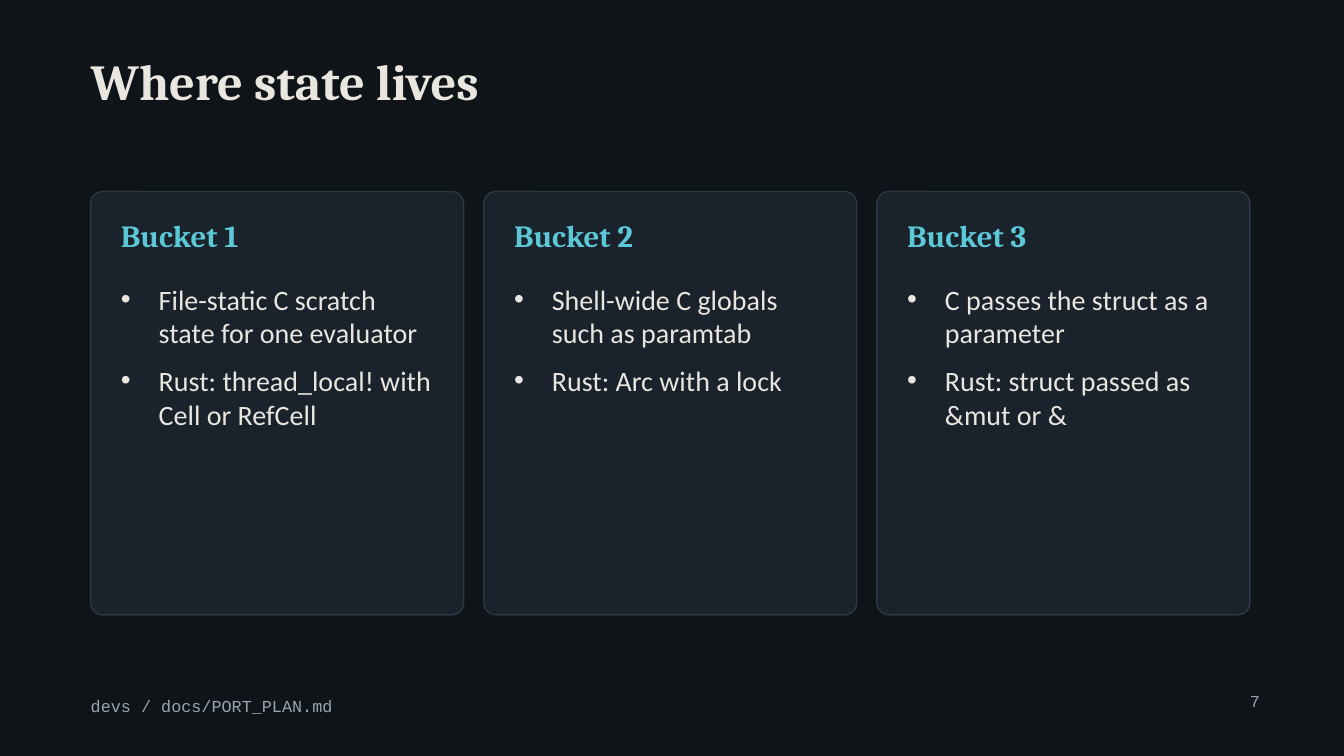
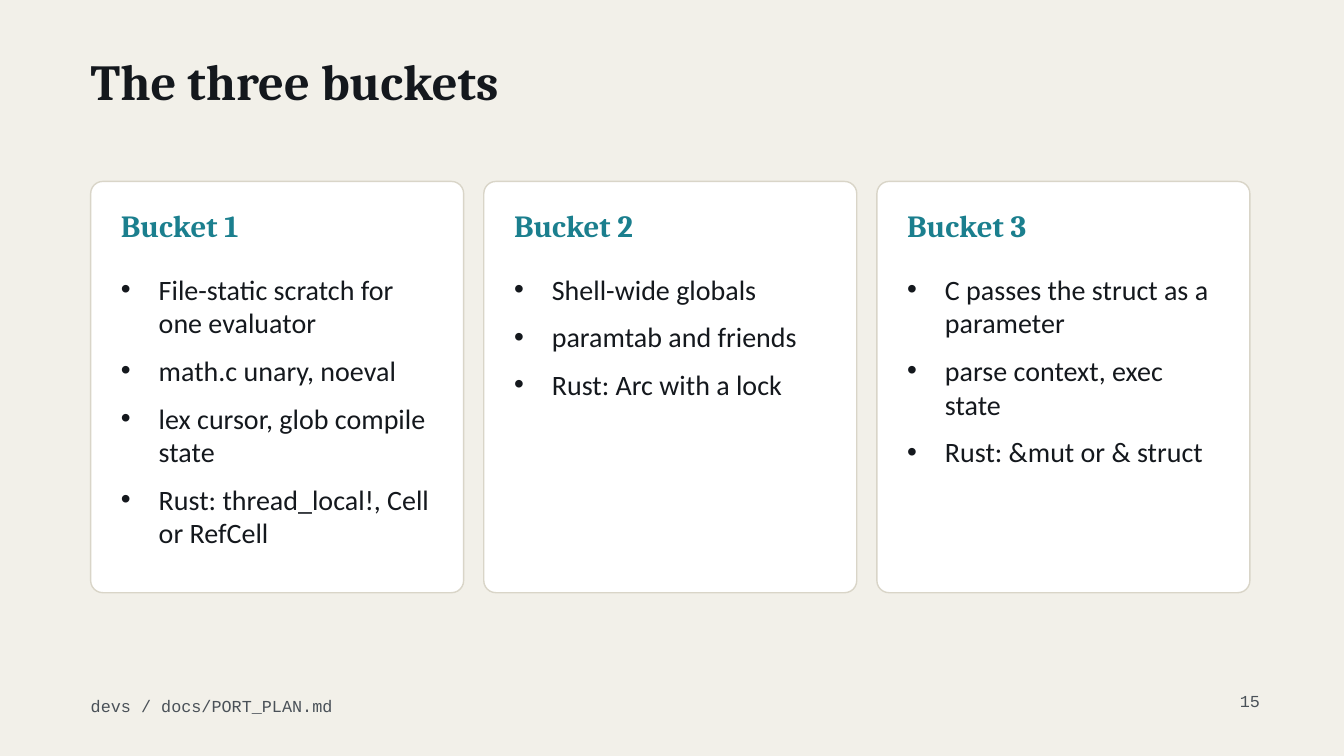
Before and after one commit to MenkeTechnologies/zshrs, a slide deck: slide 15 of docs/talk-devs.pptx (slide 7 before the commit). Drawn at 1344x756 pixels with LibreOffice and Linux fonts; fonts in the diff are those of the drawing; background and template pictures are left out. Boxes give left, top, right and bottom in pixels: in the first picture for what was removed or moved away, otherwise in the second. Text is boxed around its words. In the diff, an @@ line names an element or a change of style, - is before the commit and + after.

Commit message:
docs: lengthen talk decks and add logo

```diff
--- a/docs/talk-devs.pptx
+++ b/docs/talk-devs.pptx
@@ background #0F1419 to #F2F0E9 @@
@@ title at <box>91,65,498,101</box>: text changed; text colour #E8E6DF to #14181D @@
-Where state lives
+The three buckets
@@ rounded rectangle: place and size @@
-rounded rectangle at <box>91,192,464,615</box>
+rounded rectangle at <box>91,181,464,593</box>
@@ fill #1A222B to #FFFFFF; outline #2C3844 1 pt to #D9D5C8 1 pt in 3 elements at <box>877,181,1250,593</box>, <box>91,181,464,593</box>, <box>484,181,857,593</box> @@
@@ rounded rectangle: place and size @@
-rounded rectangle at <box>484,192,857,615</box>
+rounded rectangle at <box>484,181,857,593</box>
@@ rounded rectangle: place and size @@
-rounded rectangle at <box>877,192,1250,615</box>
+rounded rectangle at <box>877,181,1250,593</box>
@@ 3 texts: place and size @@
-3 texts at <box>121,225,1027,247</box>
+3 texts at <box>121,215,1027,238</box>
@@ text colour #5CC8D7 to #1B7F8E in 3 elements at <box>121,215,238,238</box>, <box>514,215,633,238</box>, <box>907,215,1027,238</box> @@
@@ text at <box>159,280,429,543</box>: text changed; text colour #E8E6DF to #14181D @@
-• File-static C scratch state for one evaluator
-• Rust: thread_local! with Cell or RefCell
+• File-static scratch for one evaluator
+• math.c unary, noeval
+• lex cursor, glob compile state
+• Rust: thread_local!, Cell or RefCell
@@ text "Shell-wide globals": place and size @@
-text "Shell-wide globals" at <box>552,290,782,391</box>
+text "Shell-wide globals" at <box>552,280,782,396</box>
@@ text at <box>552,280,756,305</box>: text changed; text colour #E8E6DF to #14181D @@
-• Shell-wide C globals such as paramtab
+• Shell-wide globals
+• paramtab and friends
@@ text "C passes the struct as ...": place and size @@
-text "C passes the struct as ..." at <box>945,290,1208,425</box>
+text "C passes the struct as ..." at <box>945,280,1208,463</box>
@@ text at <box>945,280,1208,338</box>: text colour #E8E6DF to #14181D in "C passes the struct as a parameter" @@
@@ text at <box>552,375,782,396</box>: text colour #E8E6DF to #14181D in "Rust: Arc with a lock" @@
@@ text at <box>945,363,1203,463</box>: text changed; text colour #E8E6DF to #14181D @@
-• Rust: struct passed as &mut or &
+• parse context, exec state
+• Rust: &mut or & struct
@@ text "devs / docs/PORT_PLAN.md" at <box>91,700,332,714</box>: text colour #9AA4AE to #4A5158 @@
@@ page number at <box>1240,696,1260,707</box>: text changed; text colour #9AA4AE to #4A5158 @@
-7
+15
```
Also in this commit, not shown: 13 other slides changed, 41 slides added, 6 slides removed, 2 other files.
